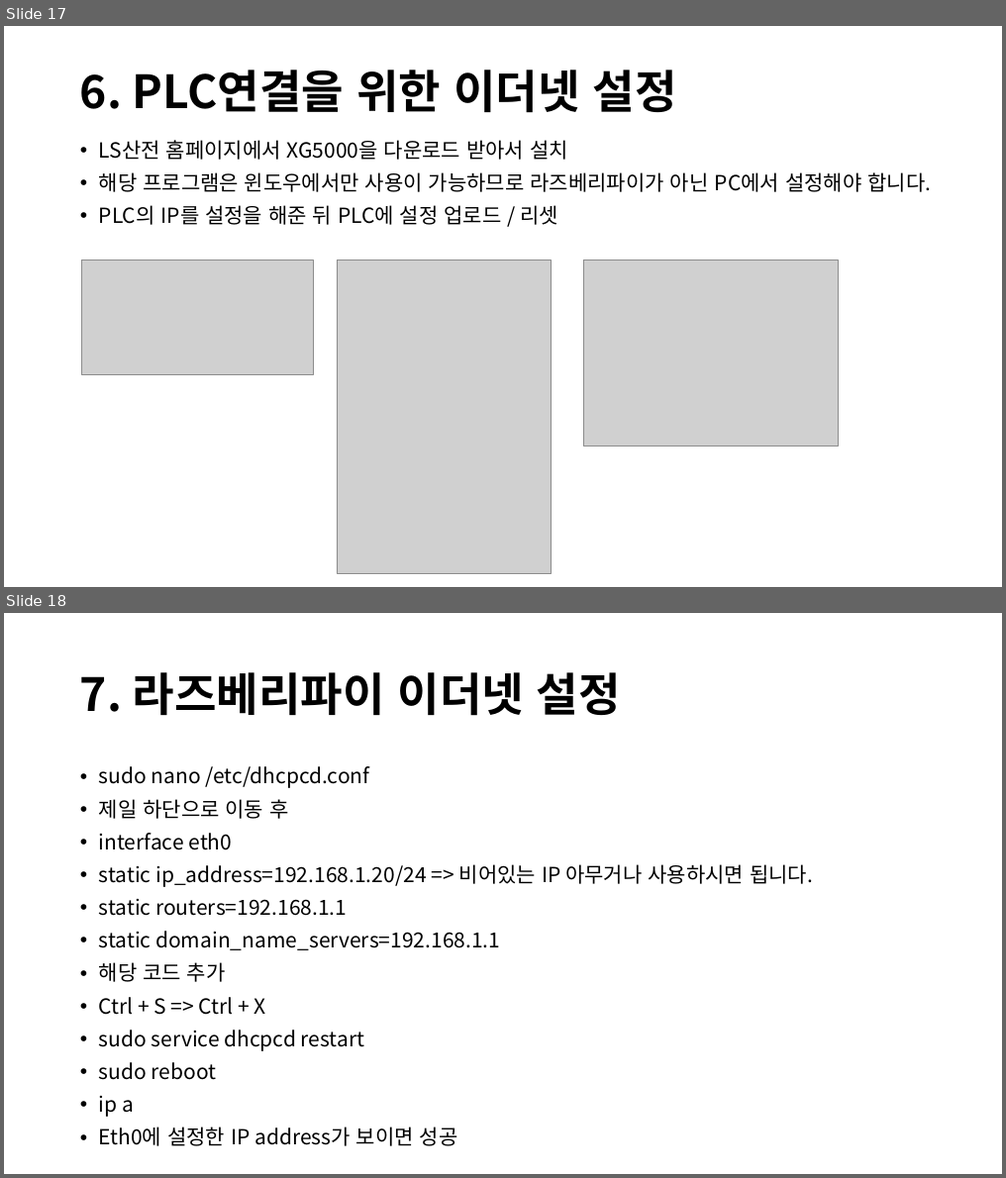
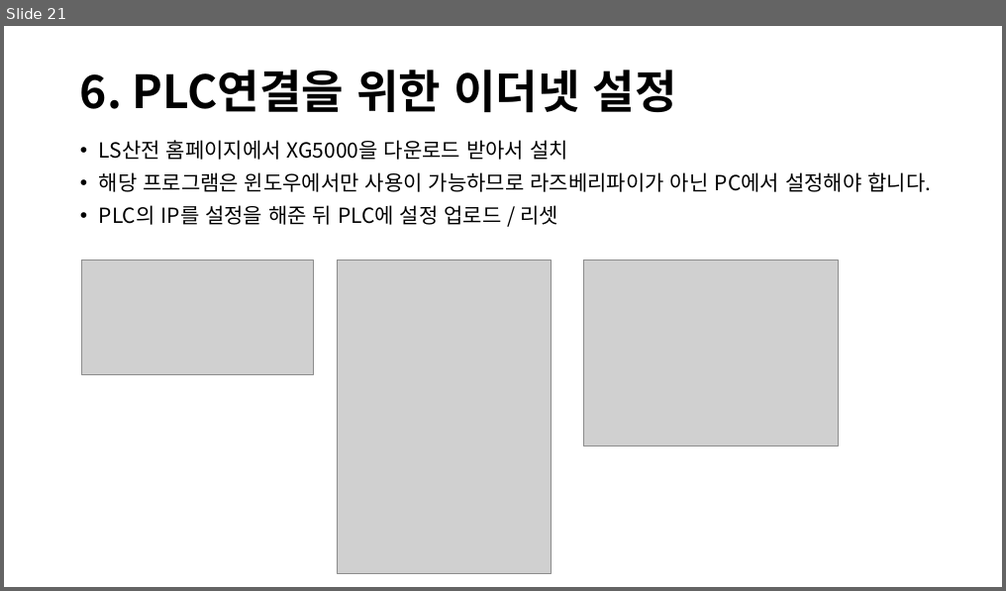
Before and after one commit to HanSol1140/PLC_Voltage, a slide deck: PLC & 라즈베리파이 서버.pptx. Shown one above the other, each under a label of ours: slides 17 and 18 before the commit, slide 21 after it. The pictures are 1006x1178 and 1006x591 pixels, drawn with LibreOffice and Linux fonts; fonts in the diff are those of the drawing; grey boxes stand for pictures. Boxes give left, top, right and bottom in pixels: in the first picture for what was removed or moved away, otherwise in the second. Text is boxed around its words. In the diff, an @@ line names an element or a change of style, - is before the commit and + after.

```diff
--- a/PLC & 라즈베리파이 서버.pptx
+++ b/PLC & 라즈베리파이 서버.pptx
@@ slide 18 removed at [4, 613, 1002, 1174], background #FFFFFF @@
@@ title removed at [80, 672, 621, 716] @@
-7. 라즈베리파이 이더넷 설정
@@ text removed at [99, 766, 813, 1147] @@
-• sudo nano /etc/dhcpcd.conf
-• 제일 하단으로 이동 후
-• interface eth0
-• static ip_address=192.168.1.20/24 => 비어있는 IP 아무거나 사용하시면 됩니다.
-• static routers=192.168.1.1
-• static domain_name_servers=192.168.1.1
-• 해당 코드 추가
-• Ctrl + S => Ctrl + X
-• sudo service dhcpcd restart
-• sudo reboot
-• ip a
-• Eth0에 설정한 IP address가 보이면 성공
@@ what was slide 17 is now slide 21 @@
```
Also in this commit, not shown: 6 slides changed, 5 slides added, 1 other file.
